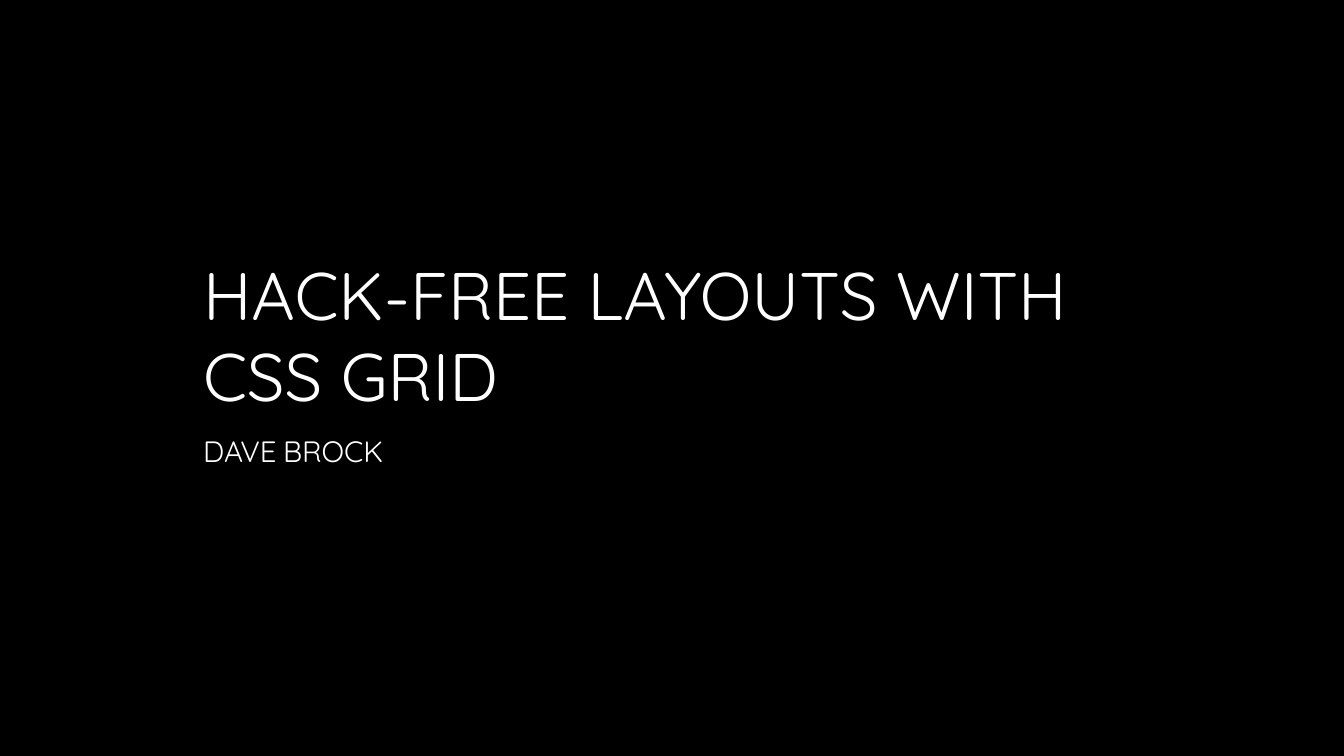
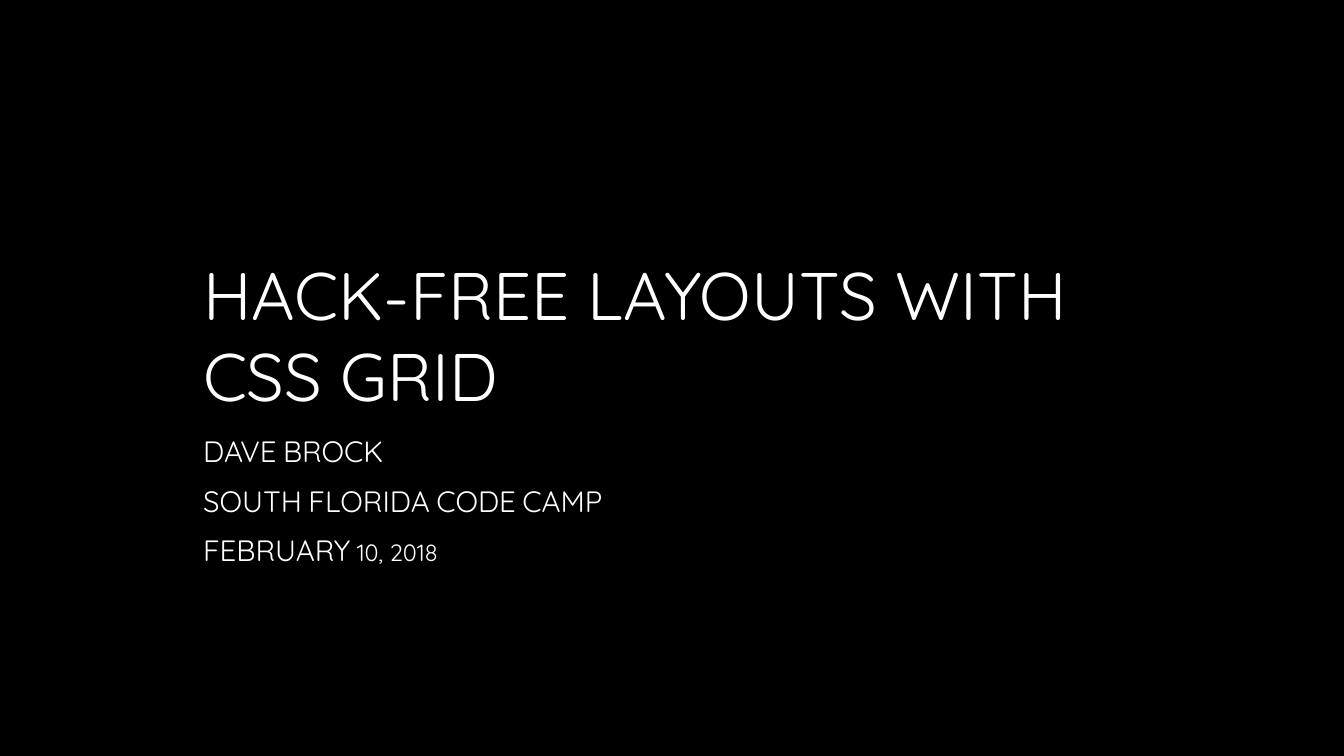
Before and after one commit to daveabrock/grid, a slide deck: slide 1 of slides/Hack-Free Layouts with CSS Grid.pptx. Drawn at 1344x756 pixels with LibreOffice and Linux fonts; fonts in the diff are those of the drawing; background and template pictures are left out. Boxes give left, top, right and bottom in pixels: in the first picture for what was removed or moved away, otherwise in the second. Text is boxed around its words. In the diff, an @@ line names an element or a change of style, - is before the commit and + after.

```diff
--- a/slides/Hack-Free Layouts with CSS Grid.pptx
+++ b/slides/Hack-Free Layouts with CSS Grid.pptx
@@ subtitle at <box>203,491,602,564</box>: paragraphs added @@
+SOUTH FLORIDA CODE CAMP
+FEBRUARY 10, 2018
```
Also in this commit, not shown: 1 other slide changed.
